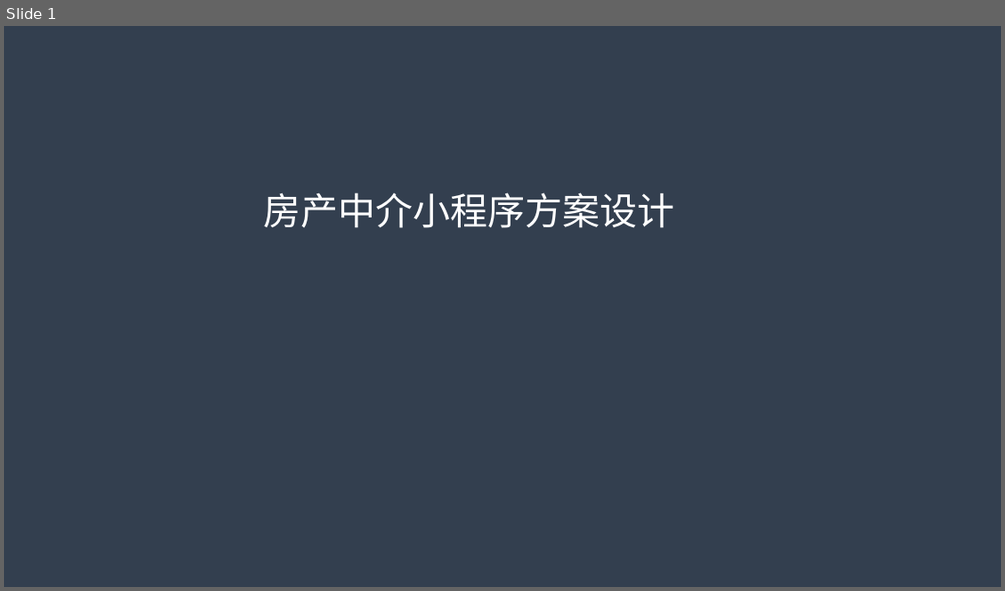
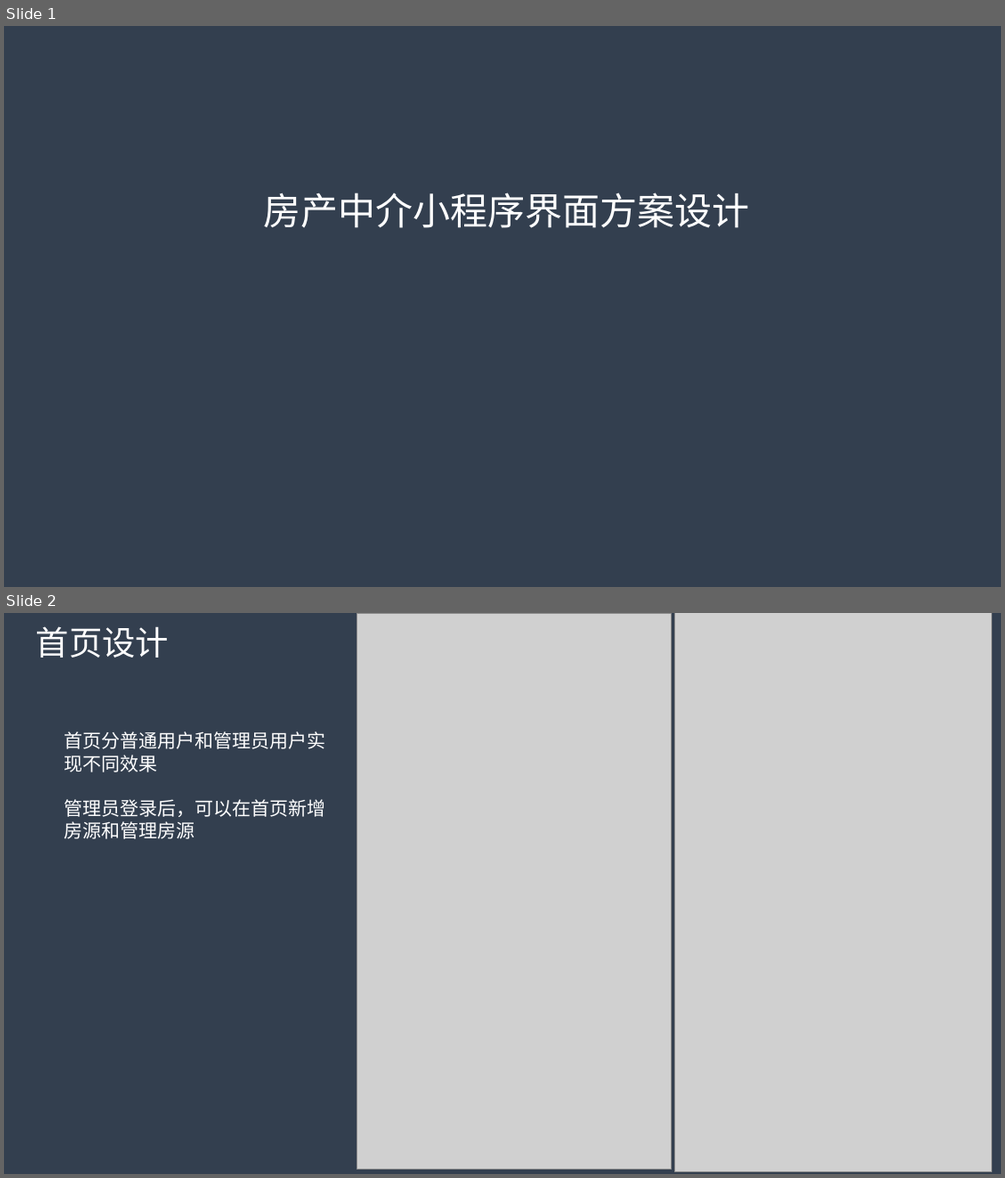
Before and after one commit to myfc-mp/myfc, a slide deck: docs/房产中介小程序方案设计.pptx. Shown one above the other, each under a label of ours: slide 1 before the commit, slides 1 and 2 after it. The pictures are 1005x591 and 1005x1178 pixels, drawn with LibreOffice and Linux fonts; fonts in the diff are those of the drawing; grey boxes stand for pictures. Boxes give left, top, right and bottom in pixels: in the first picture for what was removed or moved away, otherwise in the second. Text is boxed around its words. In the diff, an @@ line names an element or a change of style, - is before the commit and + after.

```diff
--- a/docs/房产中介小程序方案设计.pptx
+++ b/docs/房产中介小程序方案设计.pptx
@@ slide 2 added at (4,613,1001,1174), background #333F50 @@
@@ text added at (36,626,169,657), 32 pt, text #FFFFFF @@
+首页设计
@@ picture added at (357,614,672,1169) @@
@@ picture added at (675,613,992,1172) @@
@@ text added at (65,731,326,839), 18 pt, text #FFFFFF @@
+首页分普通用户和管理员用户实现不同效果
+管理员登录后，可以在首页新增房源和管理房源
@@ slide 1 changed as well @@
@@ text at (264,192,750,228): text changed @@
-房产中介小程序方案设计
+房产中介小程序界面方案设计
```
Also in this commit, not shown: 2 other slides changed, 6 other slides added, 8 slides removed.
